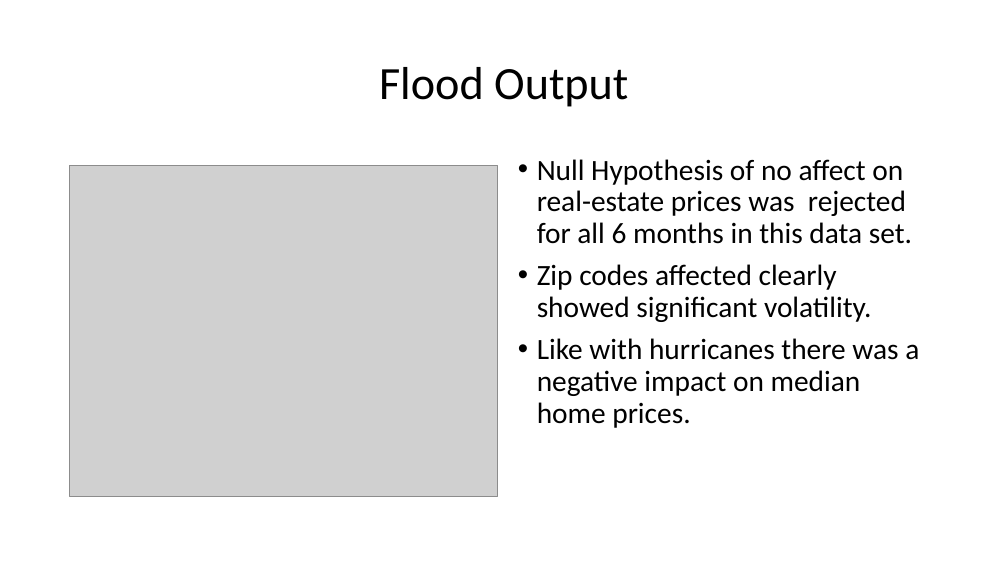
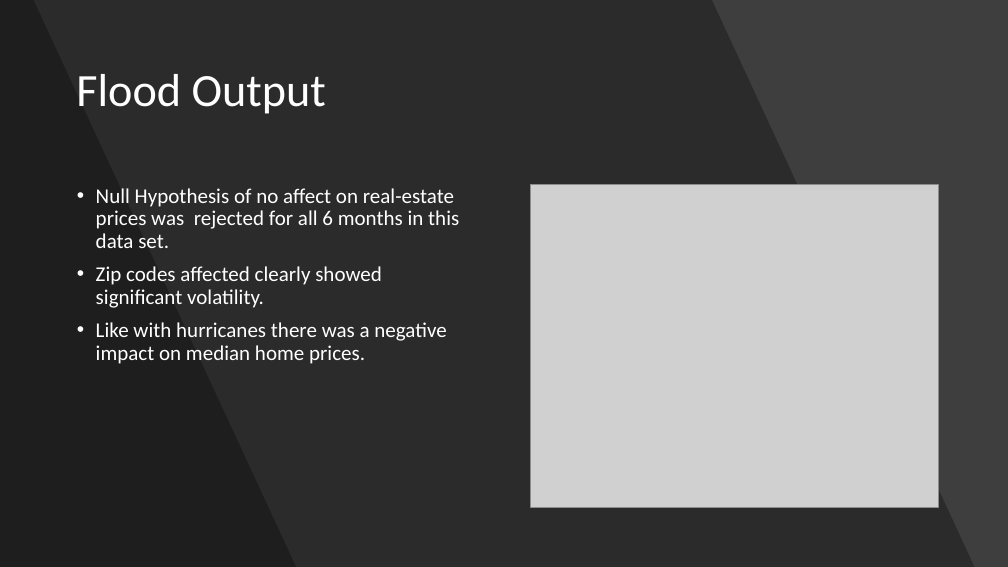
Before and after one commit to jormax14/data_bootcamp_project1, a slide deck: slide 6 of Are Housing Prices Affected by Natural Disasters.pptx (slide 5 before the commit). Drawn at 1008x567 pixels with LibreOffice and Linux fonts; fonts in the diff are those of the drawing; grey boxes stand for pictures. Boxes give left, top, right and bottom in pixels: in the first picture for what was removed or moved away, otherwise in the second. Text is boxed around its words. In the diff, an @@ line names an element or a change of style, - is before the commit and + after.

```diff
--- a/Are Housing Prices Affected by Natural Disasters.pptx
+++ b/Are Housing Prices Affected by Natural Disasters.pptx
@@ background #FFFFFF to #454545 @@
@@ rectangle added at [0, 0, 1008, 567], fill #000000 at 9% opacity @@
@@ freeform shape added at [0, 0, 975, 567], fill #000000 at 30% opacity @@
@@ freeform shape added at [0, 0, 296, 567], fill #000000 at 30% opacity @@
@@ title "Flood Output": place and size @@
-title "Flood Output" at [379, 67, 628, 107]
+title "Flood Output" at [76, 74, 326, 114]
@@ title "Flood Output" at [76, 74, 326, 114]: text colour #000000 to #FFFFFF; alignment centre to left @@
@@ picture removed at [70, 166, 498, 497] @@
@@ text "Null Hypothesis of no affect ...": place and size @@
-text "Null Hypothesis of no affect ..." at [537, 159, 919, 428]
+text "Null Hypothesis of no affect ..." at [96, 188, 459, 364]
@@ text "Null Hypothesis of no affect ..." at [96, 188, 459, 364]: size 28 to 20 pt, text colour #000000 to #FFFFFF @@
@@ picture added at [531, 185, 939, 507] @@
```
Also in this commit, not shown: 7 other slides changed, 2 slides added, 3 other files.
